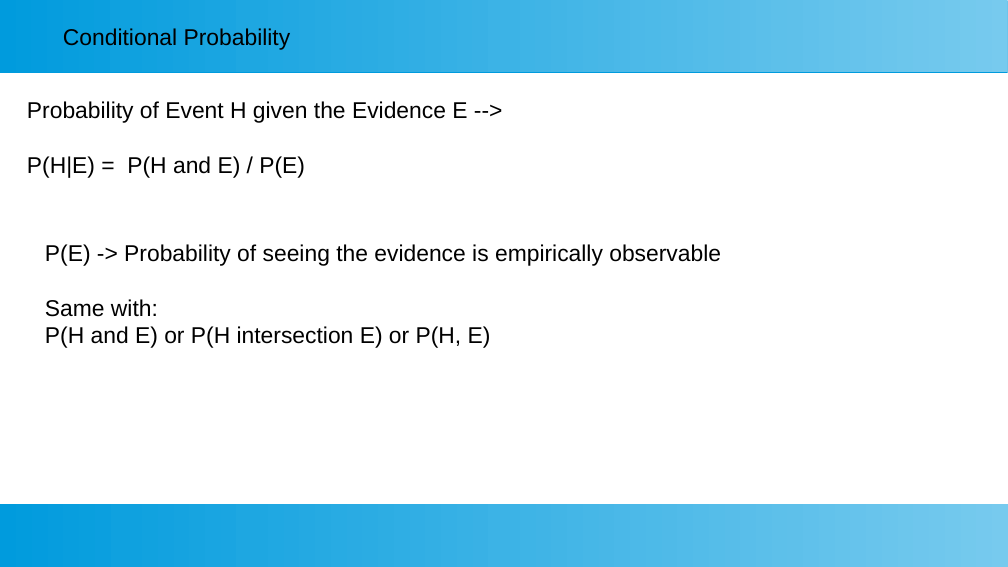
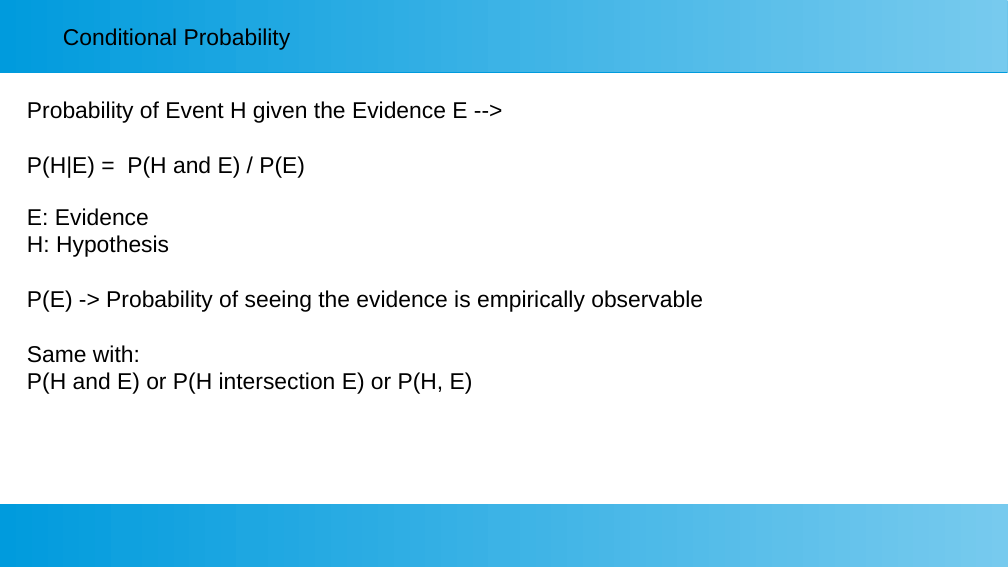
Before and after one commit to ashishjain1547/dataAnalyticsCourse, a slide deck: slide 2 of slides/(10) naive bayes classifier/naive bayes classifier.odp. Drawn at 1008x567 pixels with LibreOffice and Linux fonts; fonts in the diff are those of the drawing. Boxes give left, top, right and bottom in pixels: in the first picture for what was removed or moved away, otherwise in the second. Text is boxed around its words. In the diff, an @@ line names an element or a change of style, - is before the commit and + after.

```diff
--- a/slides/(10) naive bayes classifier/naive bayes classifier.odp
+++ b/slides/(10) naive bayes classifier/naive bayes classifier.odp
@@ text "E: Evidence": place and size @@
-text "E: Evidence" at (45, 244, 721, 348)
+text "E: Evidence" at (27, 208, 703, 394)
@@ text at (27, 208, 169, 257): paragraphs added @@
+E: Evidence
+H: Hypothesis
```
Also in this commit, not shown: 5 other slides changed, 27 other files.
